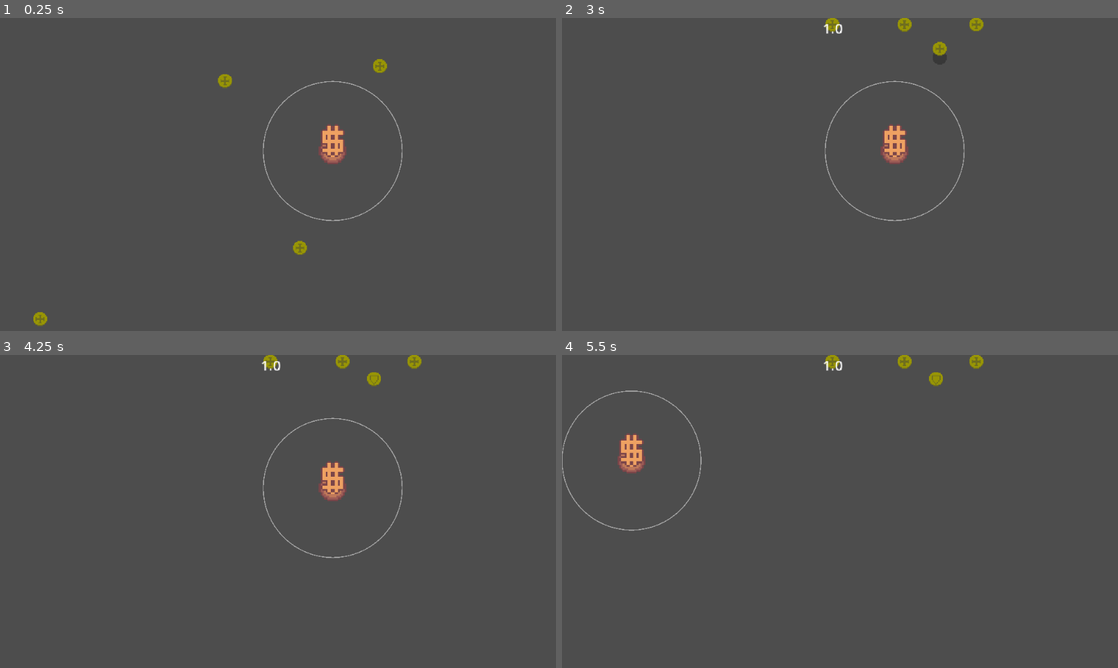
Above: before the commit, frames 1-4 (two rows, left to right).
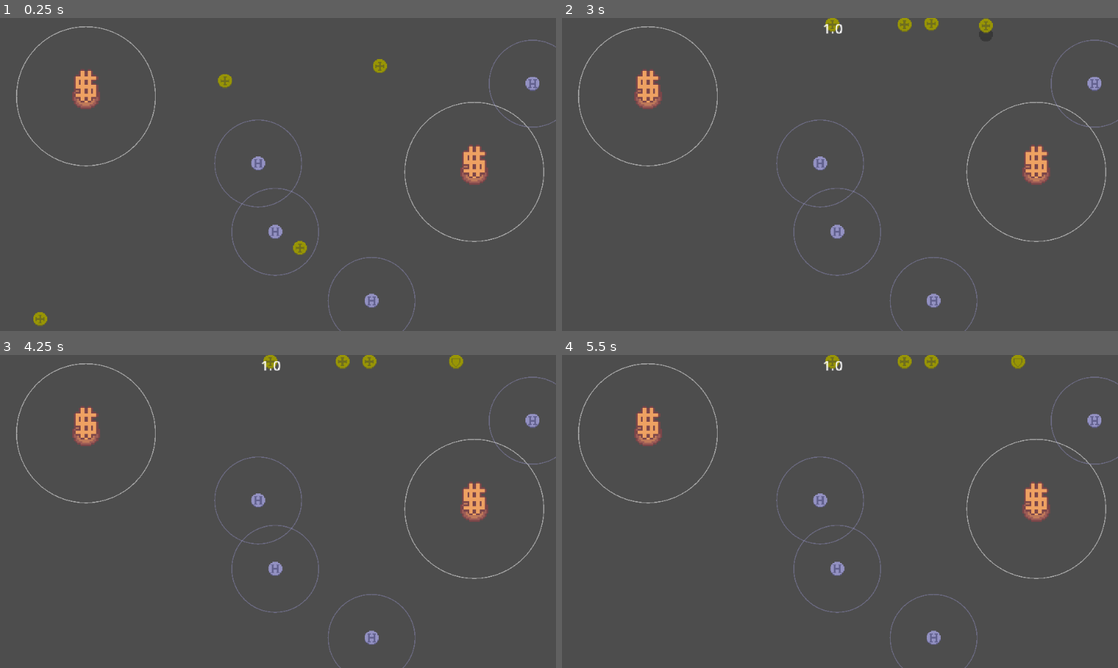
Above: after the commit, the same moments.

Repository: Plagiatus/JulienTest
Game: Godot game, scene res://scenes/game.tscn
Two runs of this game, one before a commit and one after it. Both use one fixed random seed, a clock stepped at 60 frames per second and the inputs below.
Inputs (mouse positions are in pixels of both pictures, inside the frame that each line leads up to):
- Up to frame 1 (0.25 s): no input
- Up to frame 2 (3 s): tap Enter at 0.5, 2 s; move the mouse to (600, 318) at 0.52 s; press the mouse at (600, 318) at 0.53 s; tap Space at 1.25, 2.75 s; move the mouse to (784, 80) at 1.27 s; release the mouse at (784, 80) at 1.28 s; click (784, 80) at 1.35 s; move the mouse to (862, 249) at 2.02 s; press the mouse at (862, 249) at 2.03 s; move the mouse to (940, 64) at 2.77 s; release the mouse at (940, 64) at 2.78 s; click (940, 64) at 2.85 s
- Up to frame 3 (4.25 s): tap Enter at 3.5 s; move the mouse to (333, 486) at 3.52 s; press the mouse at (333, 486) at 3.53 s
- Up to frame 4 (5.5 s): tap Space at 4.25 s; move the mouse to (673, 464) at 4.27 s; release the mouse at (673, 464) at 4.28 s; click (673, 464) at 4.35 s; move the mouse to (867, 511) at 5.02 s; press the mouse at (867, 511) at 5.03 s

The runs differ from the first frame. In frame 1, 3.2% of the frame differs, in the area x 2-100%, y 2-100%; in frame 2, 3.5%; in frame 3, 3.6%, in the area x 2-100%, y 0-100%; in frame 4, 3.5%.

Commit message:
heavy coin

Diff:
--- a/source/v3/scenes/coins/coin.tscn
+++ b/source/v3/scenes/coins/coin.tscn
@@ -62,7 +62,7 @@
 "texture": SubResource("AtlasTexture_w14il")
 }],
 "loop": 1,
-"name": &"throw",
+"name": &"toss",
 "speed": 10.0
 }]
 
@@ -72,6 +72,7 @@
 
 [node name="Coin" type="RigidBody2D" unique_id=230706520 node_paths=PackedStringArray("toss_component")]
 collision_mask = 7
+mass = 2.0
 lock_rotation = true
 linear_damp = 5.0
 script = ExtResource("1_n00w2")
@@ -87,7 +88,7 @@
 
 [node name="Visuals" type="AnimatedSprite2D" parent="." unique_id=1914245598]
 sprite_frames = SubResource("SpriteFrames_igf3p")
-animation = &"head"
+animation = &"toss"
 
 [node name="ClickHandlerComponent" type="Node2D" parent="." unique_id=2085990072 node_paths=PackedStringArray("clickable_shape")]
 script = ExtResource("2_nk337")
--- /dev/null
+++ b/source/v3/scenes/coins/coin_heavy.tscn
@@ -0,0 +1,130 @@
+[gd_scene format=3 uid="uid://bwinures7hc1"]
+
+[ext_resource type="Script" uid="uid://b1efhx0hugopc" path="res://scripts/coins/coin.gd" id="1_22o1q"]
+[ext_resource type="Texture2D" uid="uid://cpccm6ko7e0gv" path="res://assets/coins/coin_heavy.png" id="2_si4d4"]
+[ext_resource type="Script" uid="uid://chio2sanhshb6" path="res://scripts/components/effects/toss_effect_component.gd" id="3_5kkyl"]
+[ext_resource type="Script" uid="uid://b3hxo52stcofc" path="res://scripts/components/click_handler_component.gd" id="4_dm3qg"]
+[ext_resource type="Script" uid="uid://bwcb2uppn6x2g" path="res://scripts/components/move_component.gd" id="5_4xrlt"]
+[ext_resource type="Script" uid="uid://b5okqoi72825p" path="res://scripts/components/toss_component.gd" id="6_uql2q"]
+[ext_resource type="Script" uid="uid://b8j8embmujmml" path="res://scripts/resources/toss_resource.gd" id="7_hx0gr"]
+
+[sub_resource type="CircleShape2D" id="CircleShape2D_igf3p"]
+radius = 8.0
+
+[sub_resource type="AtlasTexture" id="AtlasTexture_si4d4"]
+atlas = ExtResource("2_si4d4")
+region = Rect2(0, 0, 16, 16)
+
+[sub_resource type="AtlasTexture" id="AtlasTexture_5kkyl"]
+atlas = ExtResource("2_si4d4")
+region = Rect2(0, 32, 16, 16)
+
+[sub_resource type="AtlasTexture" id="AtlasTexture_tn02x"]
+atlas = ExtResource("2_si4d4")
+region = Rect2(0, 0, 16, 16)
+
+[sub_resource type="AtlasTexture" id="AtlasTexture_2uhwx"]
+atlas = ExtResource("2_si4d4")
+region = Rect2(0, 16, 16, 16)
+
+[sub_resource type="AtlasTexture" id="AtlasTexture_mbl4b"]
+atlas = ExtResource("2_si4d4")
+region = Rect2(0, 32, 16, 16)
+
+[sub_resource type="SpriteFrames" id="SpriteFrames_igf3p"]
+animations = [{
+"frames": [{
+"duration": 1.0,
+"texture": SubResource("AtlasTexture_si4d4")
+}],
+"loop": 1,
+"name": &"head",
+"speed": 5.0
+}, {
+"frames": [{
+"duration": 1.0,
+"texture": SubResource("AtlasTexture_5kkyl")
+}],
+"loop": 1,
+"name": &"tail",
+"speed": 5.0
+}, {
+"frames": [{
+"duration": 1.0,
+"texture": SubResource("AtlasTexture_tn02x")
+}, {
+"duration": 1.0,
+"texture": SubResource("AtlasTexture_2uhwx")
+}, {
+"duration": 1.0,
+"texture": SubResource("AtlasTexture_mbl4b")
+}, {
+"duration": 1.0,
+"texture": SubResource("AtlasTexture_2uhwx")
+}],
+"loop": 1,
+"name": &"toss",
+"speed": 10.0
+}]
+
+[sub_resource type="Resource" id="Resource_5kkyl"]
+script = ExtResource("7_hx0gr")
+heads_value = 0.0
+metadata/_custom_type_script = "uid://b8j8embmujmml"
+
+[sub_resource type="CircleShape2D" id="CircleShape2D_4bdg2"]
+radius = 50.0
+
+[node name="CoinHeavy" type="RigidBody2D" unique_id=2109645328 node_paths=PackedStringArray("toss_component")]
+collision_mask = 7
+mass = 2.0
+lock_rotation = true
+linear_damp = 10.0
+script = ExtResource("1_22o1q")
+toss_component = NodePath("TossComponent")
+metadata/_custom_type_script = "uid://b1efhx0hugopc"
+
+[node name="CollisionShape2D" type="CollisionShape2D" parent="." unique_id=334343380]
+shape = SubResource("CircleShape2D_igf3p")
+
+[node name="Shadow" type="Sprite2D" parent="." unique_id=1301986431]
+texture = ExtResource("2_si4d4")
+vframes = 4
+frame = 3
+
+[node name="Visuals" type="AnimatedSprite2D" parent="." unique_id=748408210]
+sprite_frames = SubResource("SpriteFrames_igf3p")
+animation = &"head"
+frame_progress = 0.3844002
+
+[node name="TossComponent" type="Node" parent="." unique_id=1458897211 node_paths=PackedStringArray("click_handler_comp", "collision_shape", "visuals", "shadow")]
+script = ExtResource("6_uql2q")
+toss_info = SubResource("Resource_5kkyl")
+click_handler_comp = NodePath("../ClickHandlerComponent")
+collision_shape = NodePath("../CollisionShape2D")
+visuals = NodePath("../Visuals")
+shadow = NodePath("../Shadow")
+metadata/_custom_type_script = "uid://b5okqoi72825p"
+
+[node name="ClickHandlerComponent" type="Node2D" parent="." unique_id=1566094813 node_paths=PackedStringArray("clickable_shape")]
+script = ExtResource("4_dm3qg")
+clickable_shape = NodePath("..")
+metadata/_custom_type_script = "uid://b3hxo52stcofc"
+
+[node name="MoveComponent" type="Node" parent="." unique_id=1610235008 node_paths=PackedStringArray("click_handler")]
+script = ExtResource("5_4xrlt")
+click_handler = NodePath("../ClickHandlerComponent")
+metadata/_custom_type_script = "uid://bwcb2uppn6x2g"
+
+[node name="TossEffectComponent" type="Node2D" parent="." unique_id=266012330]
+script = ExtResource("3_5kkyl")
+color = Color(0.5764706, 0.5686275, 0.7607843, 0.4509804)
+metadata/_custom_type_script = "uid://chio2sanhshb6"
+
+[node name="Area2D" type="Area2D" parent="TossEffectComponent" unique_id=1196621404]
+
+[node name="CollisionShape2D" type="CollisionShape2D" parent="TossEffectComponent/Area2D" unique_id=833164746]
+shape = SubResource("CircleShape2D_4bdg2")
+debug_color = Color(0.5764706, 0.5686275, 0.7607843, 0.4509804)
+
+[connection signal="land" from="TossComponent" to="TossEffectComponent" method="toss" unbinds=1]
--- a/source/v3/scenes/game.tscn
+++ b/source/v3/scenes/game.tscn
@@ -59,6 +59,9 @@
 script = ExtResource("3_lnu2h")
 
 [node name="Totem" parent="." unique_id=1330368982 instance=ExtResource("3_lbhrr")]
-position = Vector2(383, 153)
+position = Vector2(546, 177)
+
+[node name="Totem2" parent="." unique_id=1571338221 instance=ExtResource("3_lbhrr")]
+position = Vector2(99, 90)
 
 [connection signal="money_changed" from="." to="CanvasLayer/Label" method="set_value"]
--- a/source/v3/scenes/totems/totem.tscn
+++ b/source/v3/scenes/totems/totem.tscn
@@ -9,16 +9,16 @@
 [sub_resource type="CircleShape2D" id="CircleShape2D_igf3p"]
 radius = 16.0
 
-[sub_resource type="CircleShape2D" id="CircleShape2D_n00w2"]
+[sub_resource type="CircleShape2D" id="CircleShape2D_evpn7"]
 radius = 80.0
 
 [node name="Totem" type="RigidBody2D" unique_id=1330368982 node_paths=PackedStringArray("area_of_effect")]
 collision_layer = 2
-collision_mask = 0
+collision_mask = 2
 lock_rotation = true
 linear_damp = 10.0
 script = ExtResource("1_8eb13")
-area_of_effect = NodePath("AreaOfEffect")
+area_of_effect = NodePath("EffectComponent/AreaOfEffect")
 
 [node name="CollisionShape2D" type="CollisionShape2D" parent="." unique_id=1898635089]
 shape = SubResource("CircleShape2D_igf3p")
@@ -34,15 +34,15 @@
 click_handler = NodePath("../ClickHandlerComponent")
 metadata/_custom_type_script = "uid://bwcb2uppn6x2g"
 
-[node name="EffectComponent" type="Node2D" parent="." unique_id=2080598012 node_paths=PackedStringArray("area_of_effect")]
+[node name="EffectComponent" type="Node2D" parent="." unique_id=2080598012]
 script = ExtResource("5_evpn7")
-area_of_effect = NodePath("../AreaOfEffect")
 
-[node name="AreaOfEffect" type="Area2D" parent="." unique_id=861559555]
+[node name="AreaOfEffect" type="Area2D" parent="EffectComponent" unique_id=861559555]
 collision_layer = 0
 
-[node name="CollisionShape2D" type="CollisionShape2D" parent="AreaOfEffect" unique_id=1018870761]
-shape = SubResource("CircleShape2D_n00w2")
+[node name="CollisionShape2D" type="CollisionShape2D" parent="EffectComponent/AreaOfEffect" unique_id=1018870761]
+shape = SubResource("CircleShape2D_evpn7")
+debug_color = Color(1, 1, 1, 0.498)
 
 [node name="Visuals" type="Sprite2D" parent="." unique_id=875336131]
 position = Vector2(0, -17)
--- a/source/v3/scripts/coins/coin.gd
+++ b/source/v3/scripts/coins/coin.gd
@@ -6,6 +6,7 @@
 @export var toss_component: TossComponent
 
 static var COIN = preload("uid://dfrs0wikm6o54")
+static var COIN_HEAVY = preload("uid://bwinures7hc1")
 
 func _ready() -> void:
 	toss_component.throw.connect(throw.emit)
--- a/source/v3/scripts/components/effects/effect_component.gd
+++ b/source/v3/scripts/components/effects/effect_component.gd
@@ -1,12 +1,25 @@
+@tool
 @abstract
 class_name EffectComponent extends Node2D
 
-@export var area_of_effect: Area2D
+var area_of_effect: Area2D
+@export var color: Color = Color(1.0, 1.0, 1.0, 0.498):
+	set(value):
+		color = value
+		queue_redraw()
+
+var coins_in_radius: Array[Coin] = []
 
 signal coin_entered_area(coin: Coin)
 signal coin_exited_area(coin: Coin)
 
 func _ready() -> void:
+	if Engine.is_editor_hint():
+		_get_configuration_warnings()
+		child_order_changed.connect(update_configuration_warnings)
+		return
+
+	area_of_effect = _find_first_area_in_children()
 	area_of_effect.body_entered.connect(_coin_entered)
 	area_of_effect.body_exited.connect(_coin_exited)
 
@@ -15,15 +28,36 @@
 	coin_entered_area.emit(body)
 	body.throw.connect(_on_coin_throw.bind(body))
 	body.land.connect(_on_coin_landed.bind(body))
+	if not coins_in_radius.has(body):
+		coins_in_radius.append(body)
 
 func _coin_exited(body: PhysicsBody2D) -> void:
 	if not body is Coin: return
 	coin_exited_area.emit(body)
 	body.throw.disconnect(_on_coin_throw)
 	body.land.disconnect(_on_coin_landed)
+	coins_in_radius.erase(body)
 
 func _on_coin_throw(_toss: TossResource, _coin: Coin): pass
 func _on_coin_landed(_toss_result: TossResultResource, _coin: Coin): pass
 
 func _draw() -> void:
-	draw_circle(position, 80, Color(1.0, 1.0, 1.0, 0.498), false, 1)
+	var col_shape: CollisionShape2D = _find_first_area_in_children().find_children("", "CollisionShape2D")[0]
+	if not col_shape: return
+
+	col_shape.debug_color = color
+
+	var shape = col_shape.shape
+	if shape is CircleShape2D:
+		draw_circle(position, shape.radius, color, false, 1)
+	if shape is RectangleShape2D:
+		draw_rect(shape.get_rect(), color, false)
+
+
+func _get_configuration_warnings() -> PackedStringArray:
+	if get_children().size() == 0 or not _find_first_area_in_children(): return ["This node needs an Area2D as a child"]
+	return []
+
+func _find_first_area_in_children() -> Area2D:
+	var foundArea = find_children("", "Area2D", false)[0]
+	return foundArea
--- /dev/null
+++ b/source/v3/scripts/components/effects/toss_effect_component.gd
@@ -0,0 +1,13 @@
+@tool
+class_name TossEffectComponent extends EffectComponent
+
+func toss():
+	var this_coin: Node2D = get_parent()
+	for coin in coins_in_radius:
+		if coin == this_coin: continue
+		var toss_comp: TossComponent = coin.find_children("", "TossComponent")[0]
+		if not toss_comp: continue
+		if toss_comp.try_throw():
+			var direction = this_coin.global_position.direction_to(coin.global_position)
+			var distance = this_coin.global_position.distance_to(coin.global_position)
+			coin.apply_impulse(direction * 1000 / distance)
--- a/source/v3/scripts/components/effects/value_multiplied_effect_component.gd
+++ b/source/v3/scripts/components/effects/value_multiplied_effect_component.gd
@@ -1,4 +1,7 @@
+@tool
 class_name ValueMultiplierEffectComponent extends EffectComponent
 
+@export var multiplier: float = 2
+
 func _on_coin_throw(_toss: TossResource, _coin: Coin):
-	_toss.heads_value *= 2
+	_toss.heads_value *= multiplier
--- a/source/v3/scripts/components/toss_component.gd
+++ b/source/v3/scripts/components/toss_component.gd
@@ -17,14 +17,15 @@
 func _ready() -> void:
 	click_handler_comp.tap.connect(try_throw)
 
-func try_throw() -> void:
-	if is_throwing: return
+func try_throw() -> bool:
+	if is_throwing: return false
 	start_throw()
+	return true
 
 func start_throw() -> void:
 	var toss_data := toss_info.duplicate()
 	throw.emit(toss_data)
-	visuals.play("throw")
+	visuals.play("toss")
 	visuals.offset.y = -10
 	visuals.z_index += 2
 	shadow.z_index += 1
--- a/source/v3/scripts/game.gd
+++ b/source/v3/scripts/game.gd
@@ -9,11 +9,13 @@
 
 func _ready() -> void:
 	var windowsize = get_viewport().get_visible_rect().size
-	for i in 4:
-		var coin = Coin.COIN.instantiate() as Coin
-		$Coins.add_child(coin)
-		coin.land.connect(coin_landed)
-		coin.position = Vector2(randf_range(0, windowsize.x), randf_range(0, windowsize.y))
+	var coins = [load("uid://dfrs0wikm6o54"), load("uid://bwinures7hc1")]
+	for coin_type in coins:
+		for i in 4:
+			var coin = coin_type.instantiate() as Coin
+			$Coins.add_child(coin)
+			coin.land.connect(coin_landed)
+			coin.position = Vector2(randf_range(0, windowsize.x), randf_range(0, windowsize.y))
 
 func coin_landed(info: TossResultResource) -> void:
 	money += info.value
Binary file added: source/v3/assets/coins/coin_heavy.png
Not shown, added: source/v3/assets/coins/coin_heavy.png.import
Not shown, added: source/v3/scripts/components/effects/toss_effect_component.gd.uid
